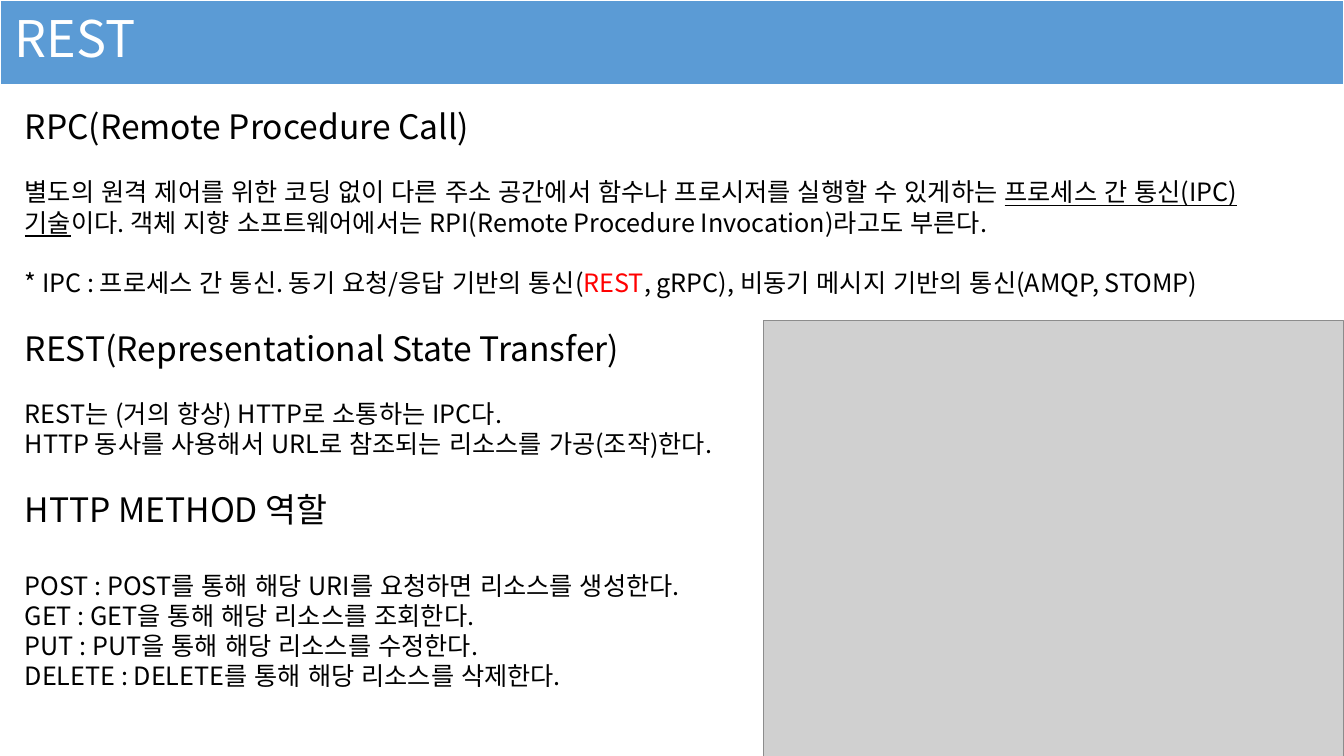
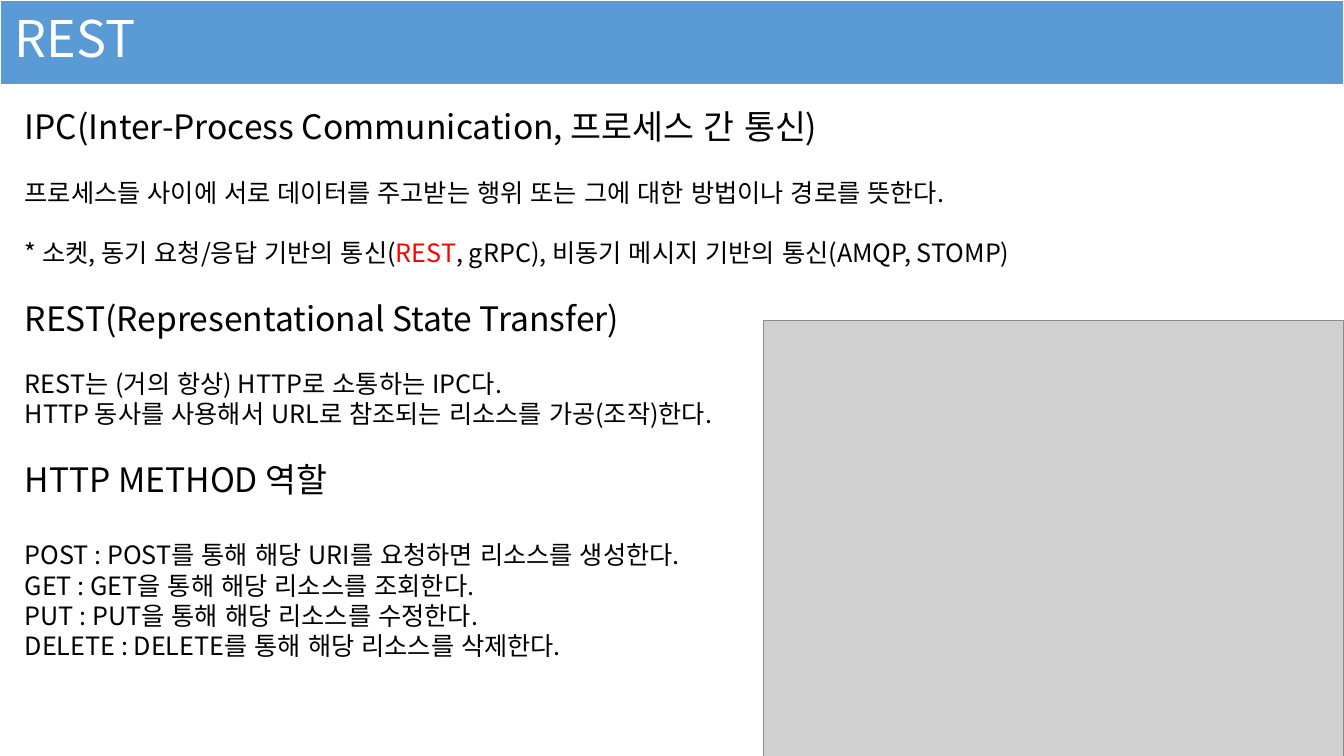
Before and after one commit to ghjk0498/SimpleSpringREST, a slide deck: slide 2 of REST API, Spring Framework.pptx. Drawn at 1344x756 pixels with LibreOffice and Linux fonts; fonts in the diff are those of the drawing; grey boxes stand for pictures. Boxes give left, top, right and bottom in pixels: in the first picture for what was removed or moved away, otherwise in the second. Text is boxed around its words. In the diff, an @@ line names an element or a change of style, - is before the commit and + after.

```diff
--- a/REST API, Spring Framework.pptx
+++ b/REST API, Spring Framework.pptx
@@ text at [25,111,1010,268]: text changed @@
-RPC(Remote Procedure Call)
-별도의 원격 제어를 위한 코딩 없이 다른 주소 공간에서 함수나 프로시저를 실행할 수 있게하는 프로세스 간 통신(IPC) 기술이다. 객체 지향 소프트웨어에서는 RPI(Remote Procedure Invocation)라고도 부른다.
-* IPC : 프로세스 간 통신. 동기 요청/응답 기반의 통신(REST, gRPC), 비동기 메시지 기반의 통신(AMQP, STOMP)
+IPC(Inter-Process Communication, 프로세스 간 통신)
+프로세스들 사이에 서로 데이터를 주고받는 행위 또는 그에 대한 방법이나 경로를 뜻한다.
+* 소켓, 동기 요청/응답 기반의 통신(REST, gRPC), 비동기 메시지 기반의 통신(AMQP, STOMP)
```
